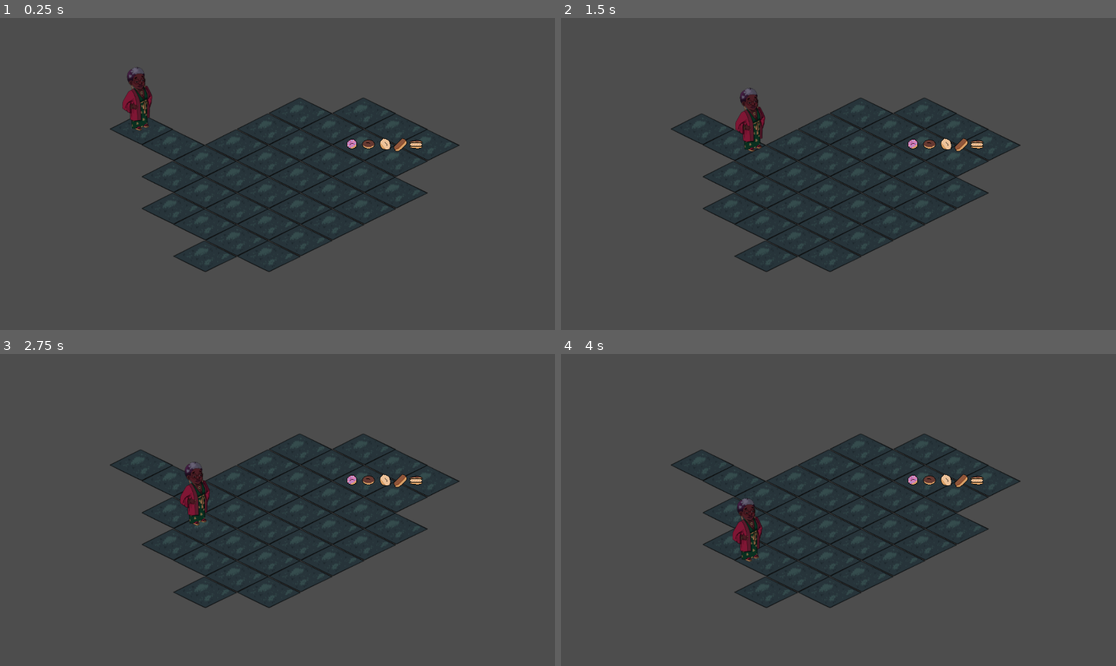
Above: before the commit, frames 1-4 (two rows, left to right).
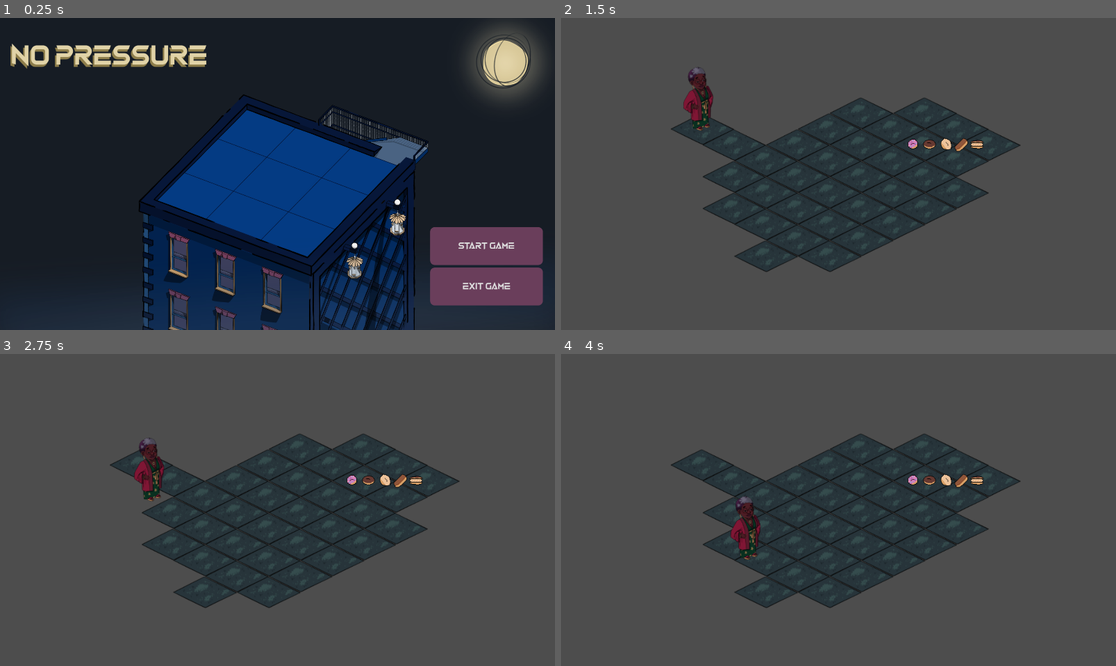
Above: after the commit, the same moments.

Repository: Ecanus/nopressure-solarpunk
Game: Godot game, scene res://start_menu_folder/start_menu.tscn
The game is run twice, just before and just after one commit, with the same random seed, the same clock (stepped at 60 frames per second) and the same inputs. Before the commit the project starts from res://world.tscn.
Inputs (mouse positions are in pixels of both pictures, inside the frame that each line leads up to):
- Up to frame 1 (0.25 s): no input
- Up to frame 2 (1.5 s): click (1049, 245) at 0.5 s, where only the run after the commit has a clickable "Start Game"; move the mouse to (960, 158) at 1.27 s; hold Right mouse button (interact) from 1.28 s (still down)
- Up to frame 3 (2.75 s): move the mouse to (166, 525) at 2.02 s; release Right mouse button (interact) at 2.03 s; click (166, 525) at 2.1 s
- Up to frame 4 (4 s): move the mouse to (894, 441) at 2.77 s; hold Right mouse button (interact) 2.78-3.53 s; move the mouse to (810, 572) at 3.52 s; click (810, 572) at 3.6 s

The runs differ from the first frame. In frame 1, 95% of the frame differs, in the area x 0-100%, y 0-100%; in frame 2, 1.3%; in frame 3, 1.3%; in frame 4, 0.4%.

Commit message:
created start menu
changed main scene in game and added in start menu

Diff:
--- a/project.godot
+++ b/project.godot
@@ -12,7 +12,7 @@
 
 config/name="nopressure_solarpunk"
 config/tags=PackedStringArray("2d", "official")
-run/main_scene="uid://da4brh2plfdgs"
+run/main_scene="uid://nsf7lcfarp2c"
 config/features=PackedStringArray("4.4", "GL Compatibility")
 config/icon="res://icon.svg"
 
--- /dev/null
+++ b/start_menu_folder/start_menu.gd
@@ -0,0 +1,9 @@
+extends Control
+
+
+func _on_start_pressed():
+	get_tree().change_scene_to_file("res://world.tscn")
+
+
+func _on_exit_pressed():
+	get_tree().quit()
--- /dev/null
+++ b/start_menu_folder/start_menu.tscn
@@ -0,0 +1,89 @@
+[gd_scene load_steps=6 format=3 uid="uid://nsf7lcfarp2c"]
+
+[ext_resource type="Texture2D" uid="uid://68y0xof6yl67" path="res://start_menu_folder/buildingDraft.png" id="1_001th"]
+[ext_resource type="Script" uid="uid://bs5bj4n08wcb8" path="res://start_menu_folder/start_menu.gd" id="1_cc8u4"]
+[ext_resource type="FontFile" uid="uid://dghpr2tcr60b3" path="res://start_menu_folder/Skygraze.otf" id="2_cc8u4"]
+
+[sub_resource type="StyleBoxTexture" id="StyleBoxTexture_3vq8b"]
+texture = ExtResource("1_001th")
+
+[sub_resource type="StyleBoxFlat" id="StyleBoxFlat_n6irt"]
+bg_color = Color(0.415686, 0.243137, 0.356863, 1)
+corner_radius_top_left = 16
+corner_radius_top_right = 16
+corner_radius_bottom_right = 16
+corner_radius_bottom_left = 16
+
+[node name="StartMenu" type="Control"]
+layout_mode = 3
+anchors_preset = 15
+anchor_right = 1.0
+anchor_bottom = 1.0
+grow_horizontal = 2
+grow_vertical = 2
+script = ExtResource("1_cc8u4")
+
+[node name="Panel" type="Panel" parent="."]
+layout_mode = 1
+anchors_preset = 15
+anchor_right = 1.0
+anchor_bottom = 1.0
+grow_horizontal = 2
+grow_vertical = 2
+theme_override_styles/panel = SubResource("StyleBoxTexture_3vq8b")
+
+[node name="VBoxContainer" type="VBoxContainer" parent="."]
+layout_mode = 1
+anchors_preset = 8
+anchor_left = 0.5
+anchor_top = 0.5
+anchor_right = 0.5
+anchor_bottom = 0.5
+offset_left = 528.0
+offset_top = 184.0
+offset_right = 918.0
+offset_bottom = 455.0
+grow_horizontal = 2
+grow_vertical = 2
+theme_override_constants/separation = 9
+
+[node name="Start Game" type="Button" parent="VBoxContainer"]
+layout_mode = 2
+size_flags_vertical = 7
+theme_override_fonts/font = ExtResource("2_cc8u4")
+theme_override_font_sizes/font_size = 30
+theme_override_styles/normal = SubResource("StyleBoxFlat_n6irt")
+text = "Start Game"
+
+[node name="Exit Game" type="Button" parent="VBoxContainer"]
+layout_mode = 2
+size_flags_vertical = 7
+theme_override_fonts/font = ExtResource("2_cc8u4")
+theme_override_font_sizes/font_size = 30
+theme_override_styles/normal = SubResource("StyleBoxFlat_n6irt")
+text = "Exit Game"
+
+[node name="Label" type="Label" parent="."]
+layout_mode = 1
+anchors_preset = -1
+anchor_left = 0.207
+anchor_top = 0.156
+anchor_right = 0.207
+anchor_bottom = 0.156
+offset_left = -366.44
+offset_top = -159.48
+offset_right = 327.56
+offset_bottom = 88.52
+grow_horizontal = 2
+theme_override_colors/font_color = Color(0.882353, 0.827451, 0.654902, 1)
+theme_override_colors/font_shadow_color = Color(0.550874, 0.488502, 0.290571, 1)
+theme_override_constants/shadow_offset_x = -5
+theme_override_constants/shadow_offset_y = 8
+theme_override_fonts/font = ExtResource("2_cc8u4")
+theme_override_font_sizes/font_size = 90
+text = "No Pressure"
+horizontal_alignment = 1
+vertical_alignment = 1
+
+[connection signal="pressed" from="VBoxContainer/Start Game" to="." method="_on_start_pressed"]
+[connection signal="pressed" from="VBoxContainer/Exit Game" to="." method="_on_exit_pressed"]
Binary file added: start_menu_folder/Skygraze.otf
Not shown, added: start_menu_folder/Skygraze.otf.import
Binary file added: start_menu_folder/buildingDraft.png
Not shown, added: start_menu_folder/buildingDraft.png.import
Not shown, added: start_menu_folder/start_menu.gd.uid
